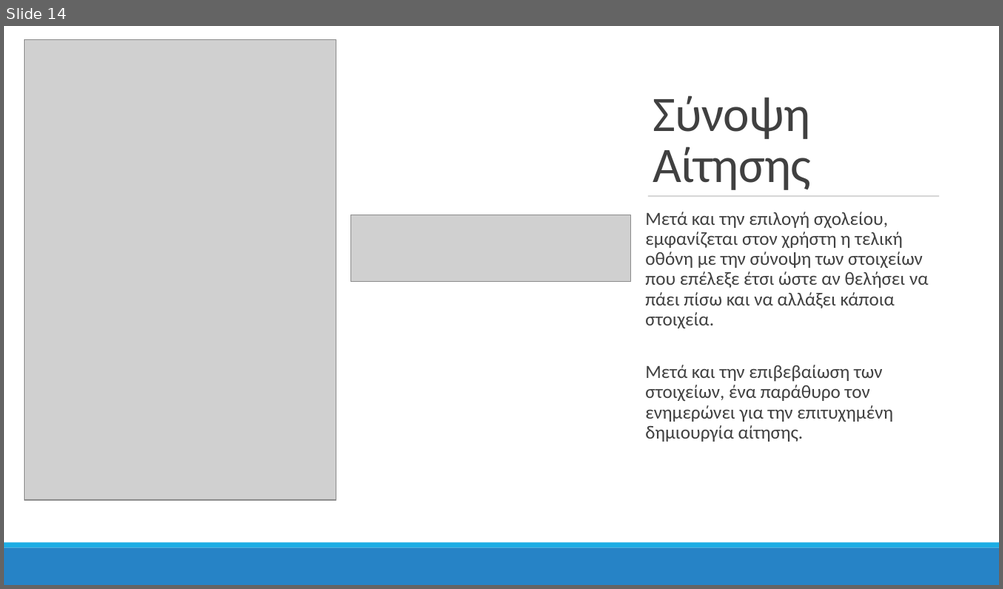
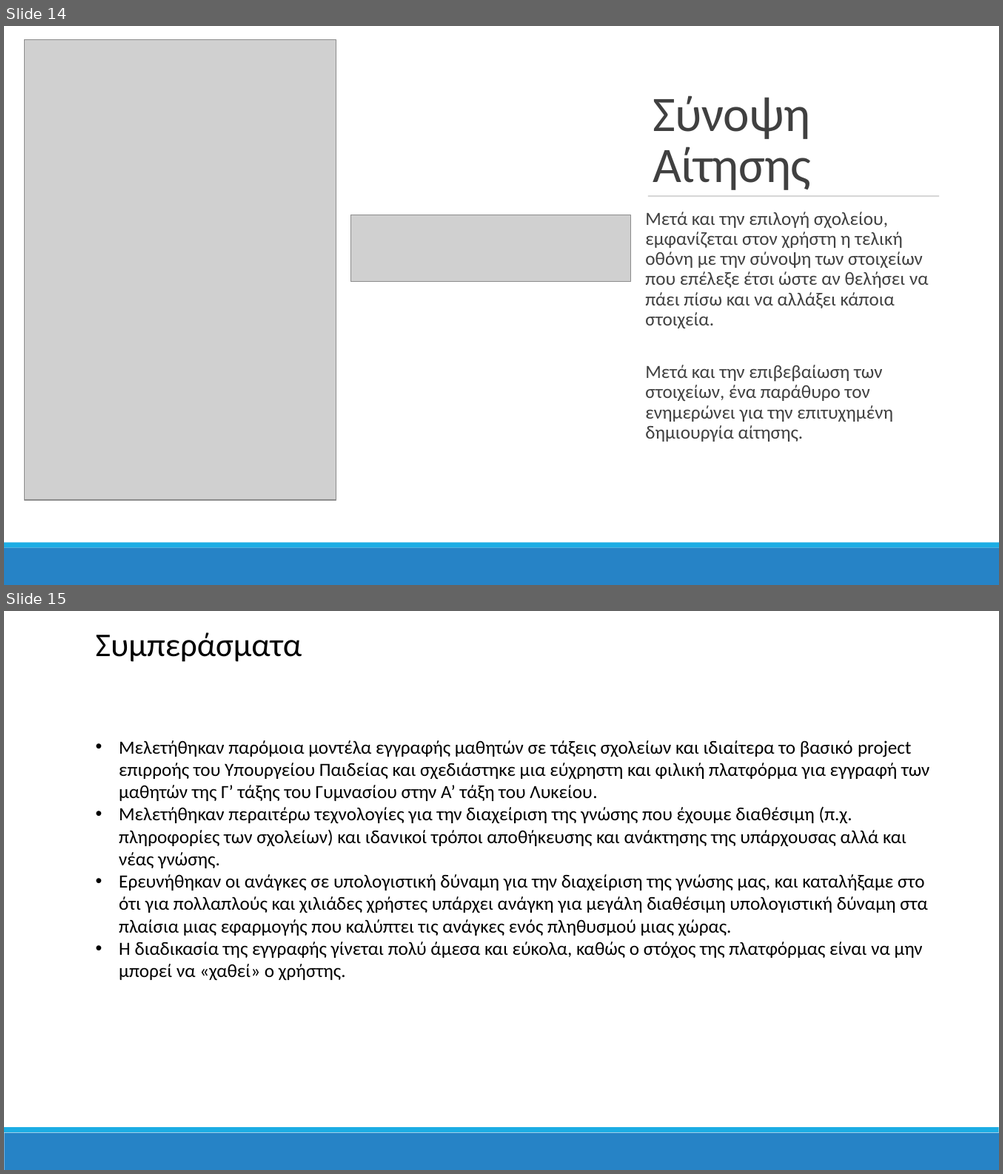
Before and after one commit to mpapd/MSc_Repo, a slide deck: A_Semester/Diaxeirisi_Gnosis/Omadiko_Project/parousiasi/eregister_Parousiasi.pptx. Shown one above the other, each under a label of ours: slide 14 before the commit, slides 14 and 15 after it. The pictures are 1003x589 and 1003x1174 pixels, drawn with LibreOffice and Linux fonts; fonts in the diff are those of the drawing; grey boxes stand for pictures. Boxes give left, top, right and bottom in pixels: in the first picture for what was removed or moved away, otherwise in the second. Text is boxed around its words. In the diff, an @@ line names an element or a change of style, - is before the commit and + after.

```diff
--- a/A_Semester/Diaxeirisi_Gnosis/Omadiko_Project/parousiasi/eregister_Parousiasi.pptx
+++ b/A_Semester/Diaxeirisi_Gnosis/Omadiko_Project/parousiasi/eregister_Parousiasi.pptx
@@ slide 15 added at [4, 611, 999, 1170], background #FFFFFF @@
@@ text added at [96, 632, 302, 662], 32 pt, text #000000 @@
+Συμπεράσματα
@@ text added at [119, 741, 929, 981], 18 pt, text #000000 @@
+• Μελετήθηκαν παρόμοια μοντέλα εγγραφής μαθητών σε τάξεις σχολείων και ιδιαίτερα το βασικό project επιρροής του Υπουργείου Παιδείας και σχεδιάστηκε μια εύχρηστη και φιλική πλατφόρμα για εγγραφή των μαθητών της Γ’ τάξης του Γυμνασίου στην Α’ τάξη του Λυκείου.
+• Μελετήθηκαν περαιτέρω τεχνολογίες για την διαχείριση της γνώσης που έχουμε διαθέσιμη (π.χ. πληροφορίες των σχολείων) και ιδανικοί τρόποι αποθήκευσης και ανάκτησης της υπάρχουσας αλλά και νέας γνώσης.
+• Ερευνήθηκαν οι ανάγκες σε υπολογιστική δύναμη για την διαχείριση της γνώσης μας, και καταλήξαμε στο ότι για πολλαπλούς και χιλιάδες χρήστες υπάρχει ανάγκη για μεγάλη διαθέσιμη υπολογιστική δύναμη στα πλαίσια μιας εφαρμογής που καλύπτει τις ανάγκες ενός πληθυσμού μιας χώρας.
+• Η διαδικασία της εγγραφής γίνεται πολύ άμεσα και εύκολα, καθώς ο στόχος της πλατφόρμας είναι να μην μπορεί να «χαθεί» ο χρήστης.
@@ rectangle added at [4, 1133, 999, 1170], fill #2683C6 @@
@@ rectangle added at [4, 1128, 999, 1133], fill #1CADE4 @@
```
Also in this commit, not shown: 2 other slides added, 13 other files.
